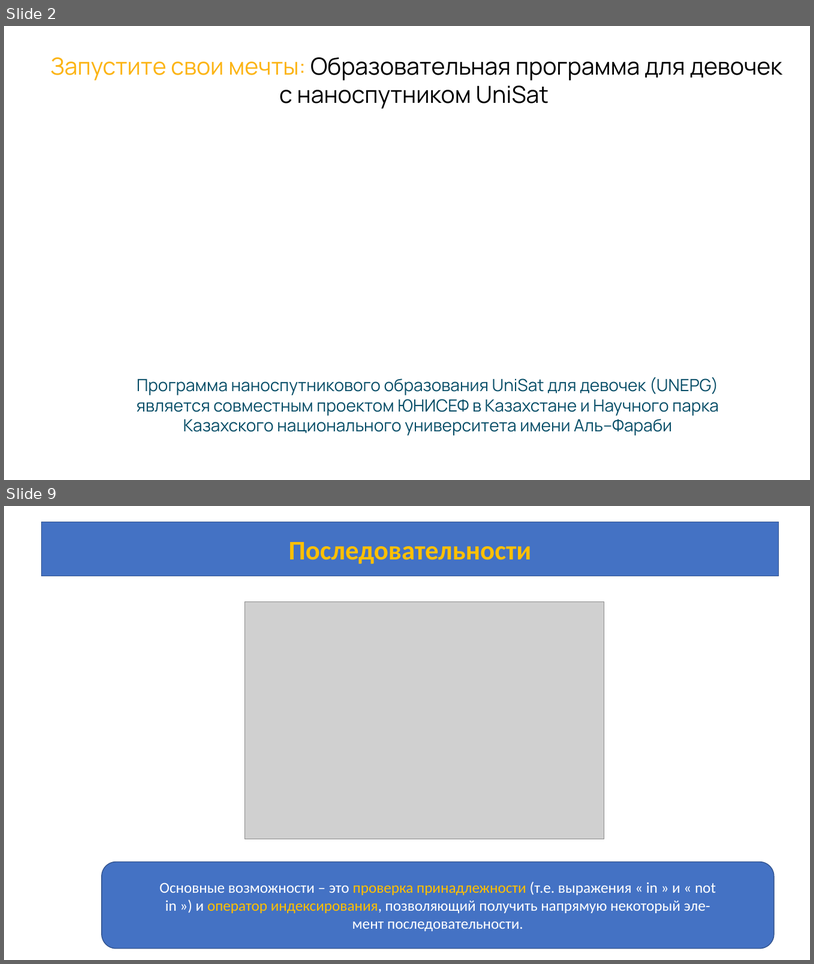
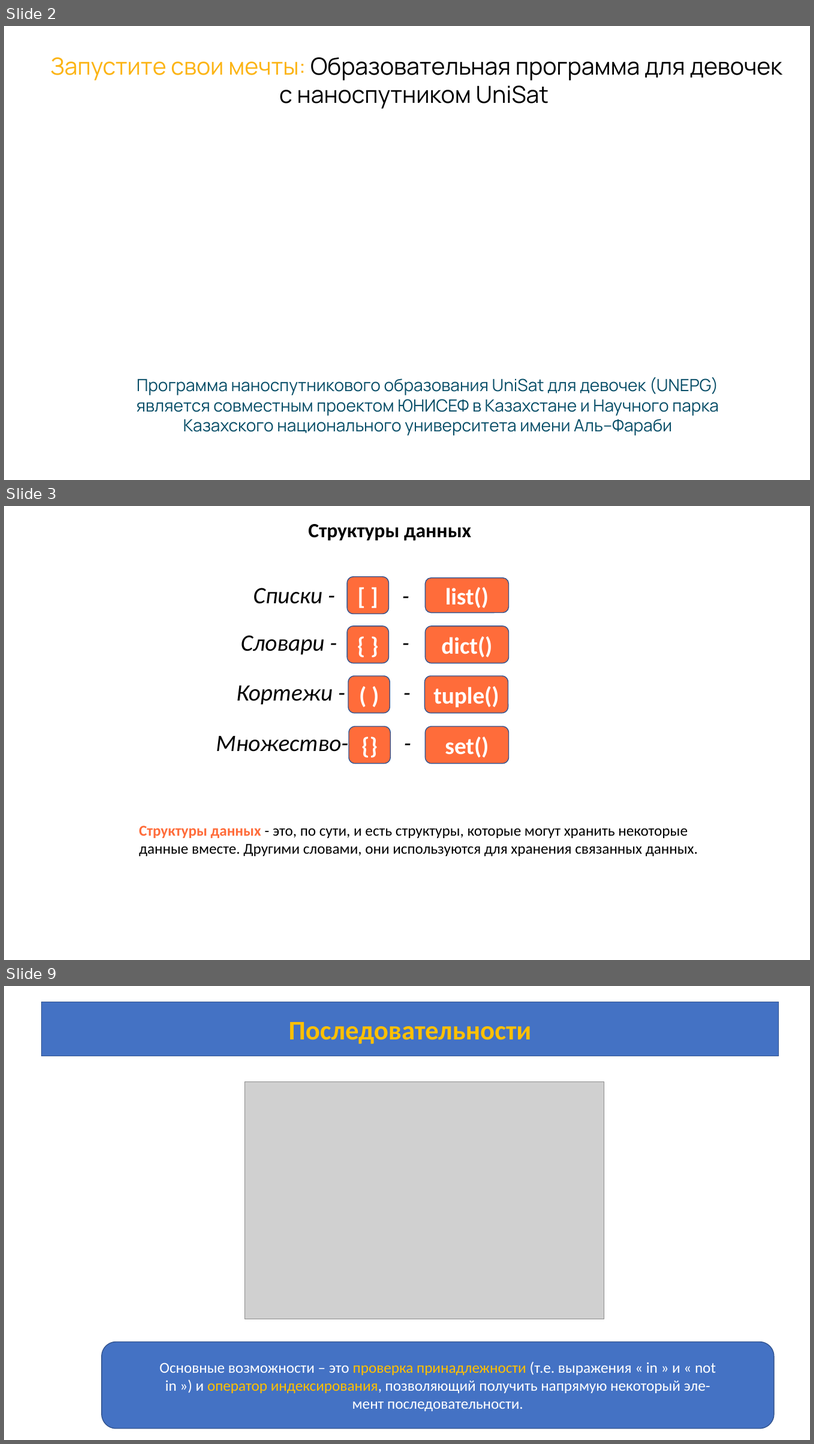
Before and after one commit to azamat7087/python_lessons_ver.2, a slide deck: lesson 6/Lesson_6.pptx. Shown one above the other, each under a label of ours: slides 2 and 9 before the commit, slides 2, 3 and 9 after it; the slides between them are not shown. The pictures are 814x964 and 814x1444 pixels, drawn with LibreOffice and Linux fonts; fonts in the diff are those of the drawing; grey boxes stand for pictures; background and template pictures are left out. Boxes give left, top, right and bottom in pixels: in the first picture for what was removed or moved away, otherwise in the second. Text is boxed around its words. In the diff, an @@ line names an element or a change of style, - is before the commit and + after.

```diff
--- a/lesson 6/Lesson_6.pptx
+++ b/lesson 6/Lesson_6.pptx
@@ slide 3 added at (x1=4, y1=506, x2=810, y2=960), background #FFFFFF @@
@@ text added at (x1=308, y1=524, x2=471, y2=541), 24 pt, text #000000, bold @@
+Структуры данных
@@ group added at (x1=254, y1=577, x2=509, y2=613): 2 texts, 2 rounded rectangles @@
+Списки -
+[ ]
+-
+list()
@@ group added at (x1=241, y1=625, x2=509, y2=663): 2 texts, 2 rounded rectangles @@
+Словари -
+{ }
+-
+dict()
@@ group added at (x1=236, y1=674, x2=509, y2=713): 2 texts, 2 rounded rectangles @@
+Кортежи -
+( )
+-
+tuple()
@@ group added at (x1=216, y1=724, x2=509, y2=763): 2 texts, 2 rounded rectangles @@
+Множество-
+{}
+-
+set()
@@ text added at (x1=139, y1=825, x2=698, y2=856), 18 pt, text #000000 @@
+Структуры данных - это, по сути, и есть структуры, которые могут хранить некоторые данные вместе. Другими словами, они используются для хранения связанных данных.
```
Also in this commit, not shown: 2 slides changed, 6 other slides added, 1 other file.
